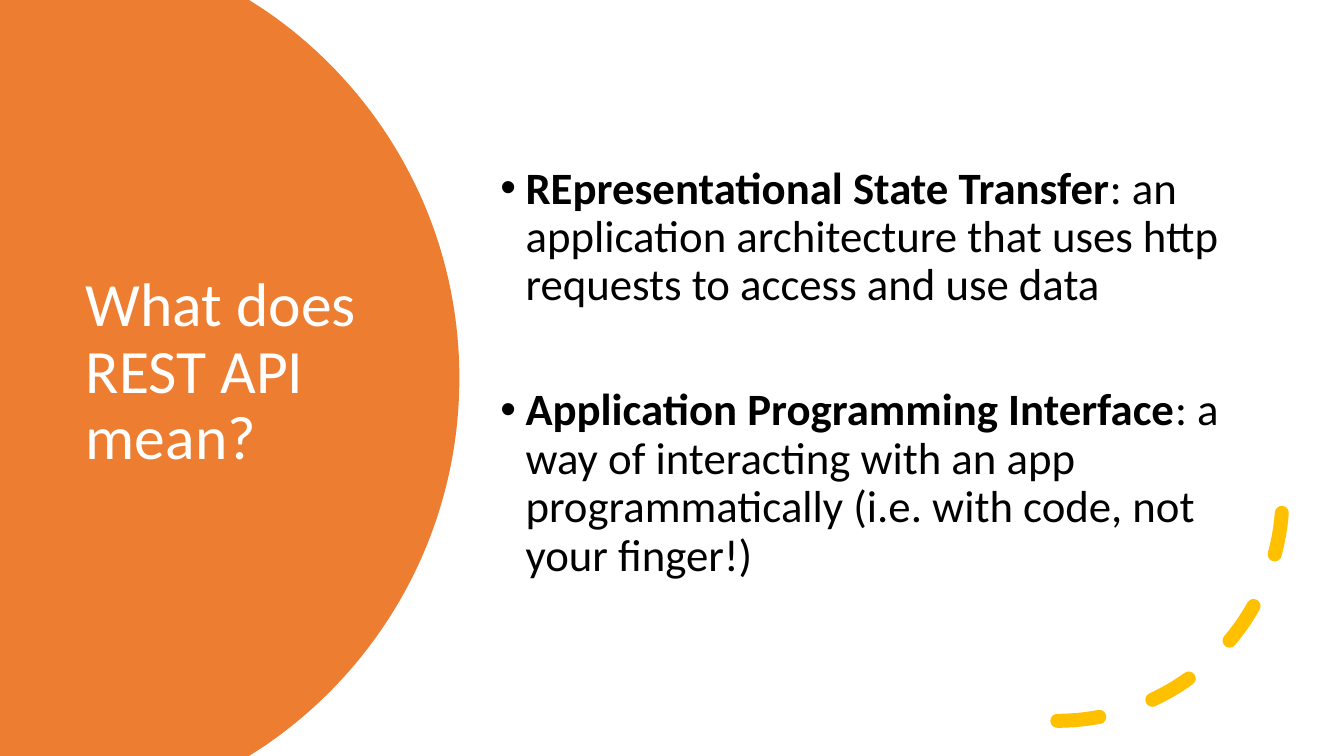
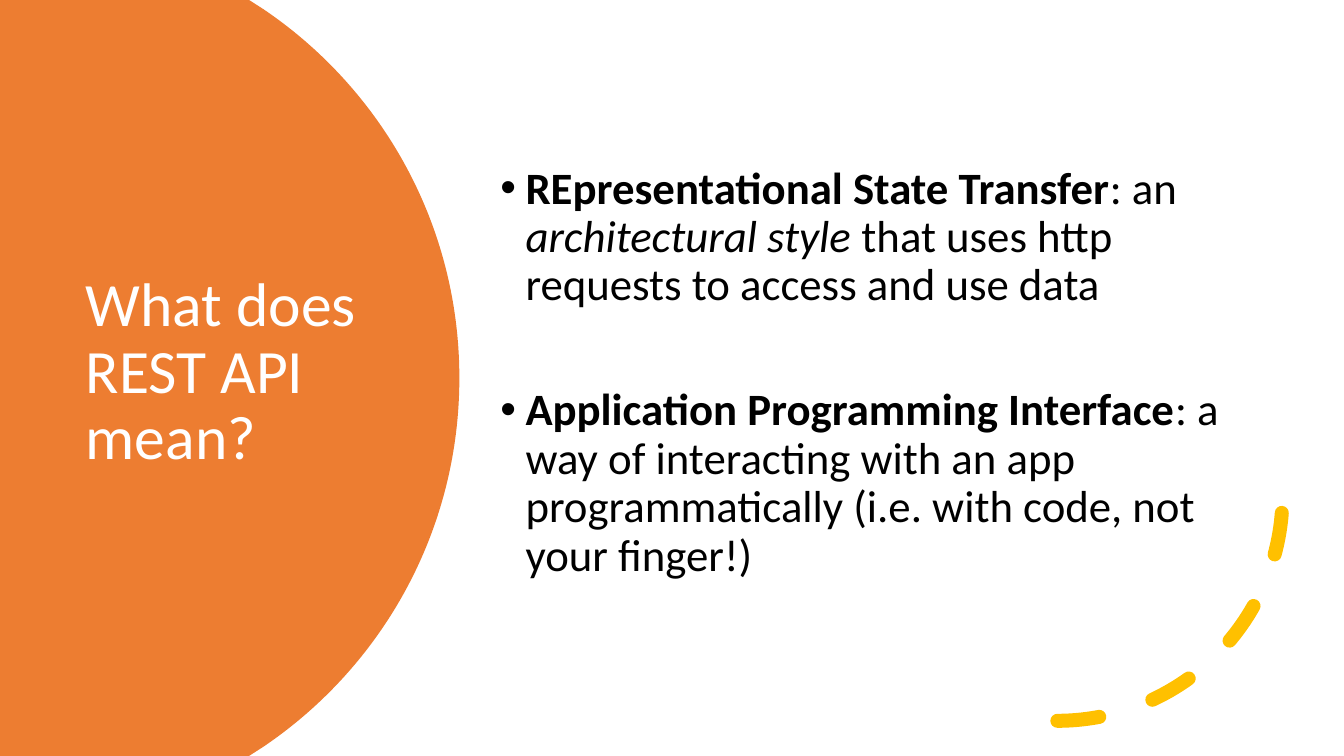
Before and after one commit to si-mv/swe-resources, a slide deck: slide 3 of module-2/unit-1/workshop-1/slides/2.1.1 Restful APIs and Frameworks.pptx (slide 2 before the commit). Drawn at 1344x756 pixels with LibreOffice and Linux fonts; fonts in the diff are those of the drawing. Boxes give left, top, right and bottom in pixels: in the first picture for what was removed or moved away, otherwise in the second. Text is boxed around its words. In the diff, an @@ line names an element or a change of style, - is before the commit and + after.

```diff
--- a/module-2/unit-1/workshop-1/slides/2.1.1 Restful APIs and Frameworks.pptx
+++ b/module-2/unit-1/workshop-1/slides/2.1.1 Restful APIs and Frameworks.pptx
@@ text at (526, 172, 1177, 308): text changed @@
-• REpresentational State Transfer: an application architecture that uses http requests to access and use data
+• REpresentational State Transfer: an architectural style that uses http requests to access and use data
```
Also in this commit, not shown: 2 other slides changed, 2 slides added, 2 other files.
